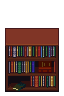
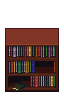
Layered file, before and after one edit (64×96). Changes by layer:
painted on "books-LPC" over bbox(38, 61, 52, 73)
